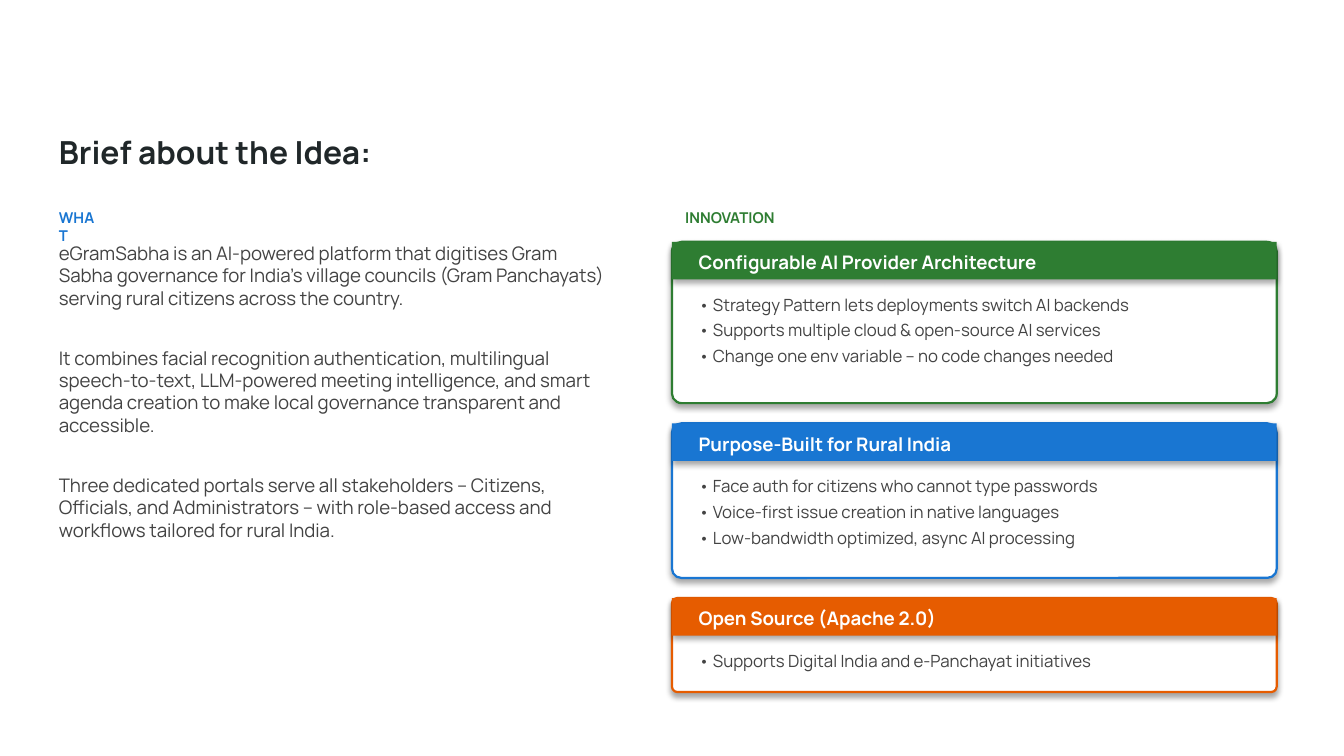
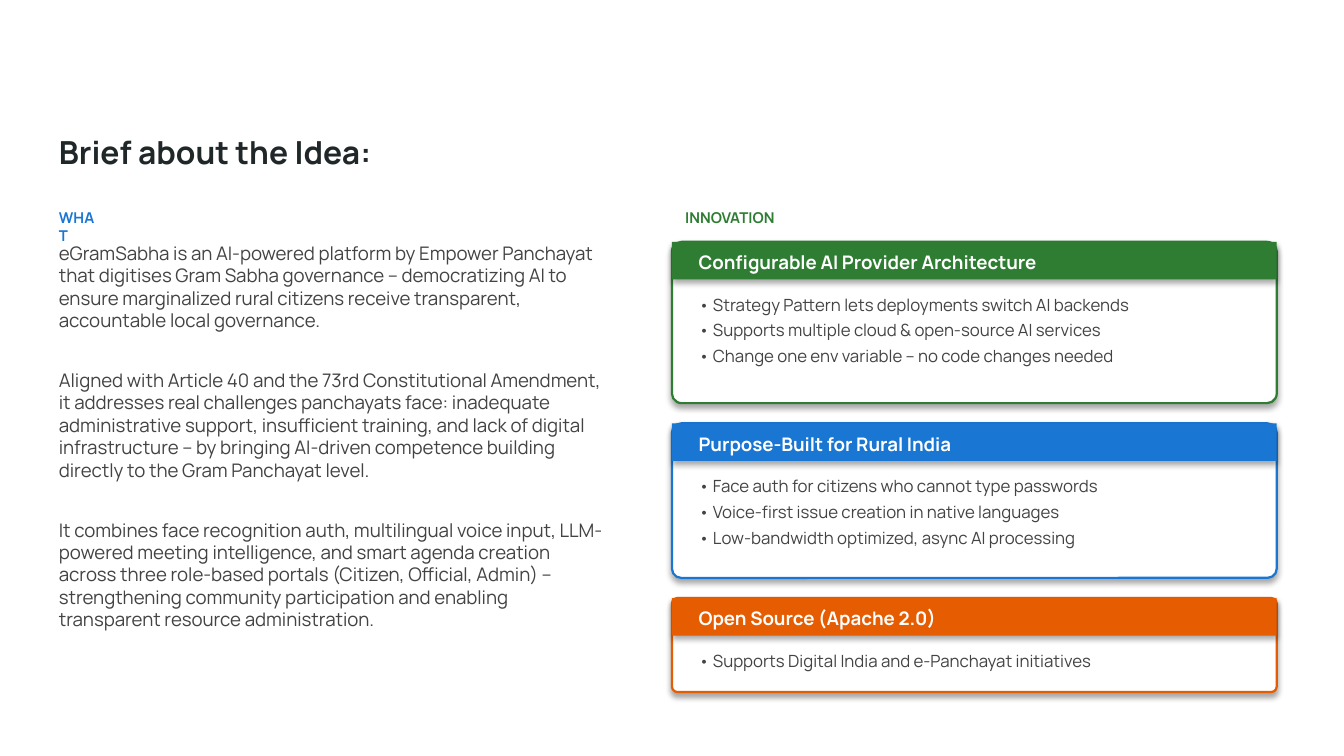
Before and after one commit to anshuljain90/ai4bharat-empowerpanchayat, a slide deck: slide 2 of eGramSabha_Hackathon_Submission.pptx. Drawn at 1344x756 pixels with LibreOffice and Linux fonts; fonts in the diff are those of the drawing; background and template pictures are left out. Boxes give left, top, right and bottom in pixels: in the first picture for what was removed or moved away, otherwise in the second. Text is boxed around its words. In the diff, an @@ line names an element or a change of style, - is before the commit and + after.

Commit message:
Add eGramSabha hackathon submission presentation

```diff
--- a/eGramSabha_Hackathon_Submission.pptx
+++ b/eGramSabha_Hackathon_Submission.pptx
@@ text at (59,246,602,631): text changed @@
-eGramSabha is an AI-powered platform that digitises Gram Sabha governance for India's village councils (Gram Panchayats) serving rural citizens across the country.
-It combines facial recognition authentication, multilingual speech-to-text, LLM-powered meeting intelligence, and smart agenda creation to make local governance transparent and accessible.
-Three dedicated portals serve all stakeholders -- Citizens, Officials, and Administrators -- with role-based access and workflows tailored for rural India.
+eGramSabha is an AI-powered platform by Empower Panchayat that digitises Gram Sabha governance -- democratizing AI to ensure marginalized rural citizens receive transparent, accountable local governance.
+Aligned with Article 40 and the 73rd Constitutional Amendment, it addresses real challenges panchayats face: inadequate administrative support, insufficient training, and lack of digital infrastructure -- by bringing AI-driven competence building directly to the Gram Panchayat level.
+It combines face recognition auth, multilingual voice input, LLM-powered meeting intelligence, and smart agenda creation across three role-based portals (Citizen, Official, Admin) -- strengthening community participation and enabling transparent resource administration.
```
Also in this commit, not shown: 2 other slides changed, 3 slides added.
